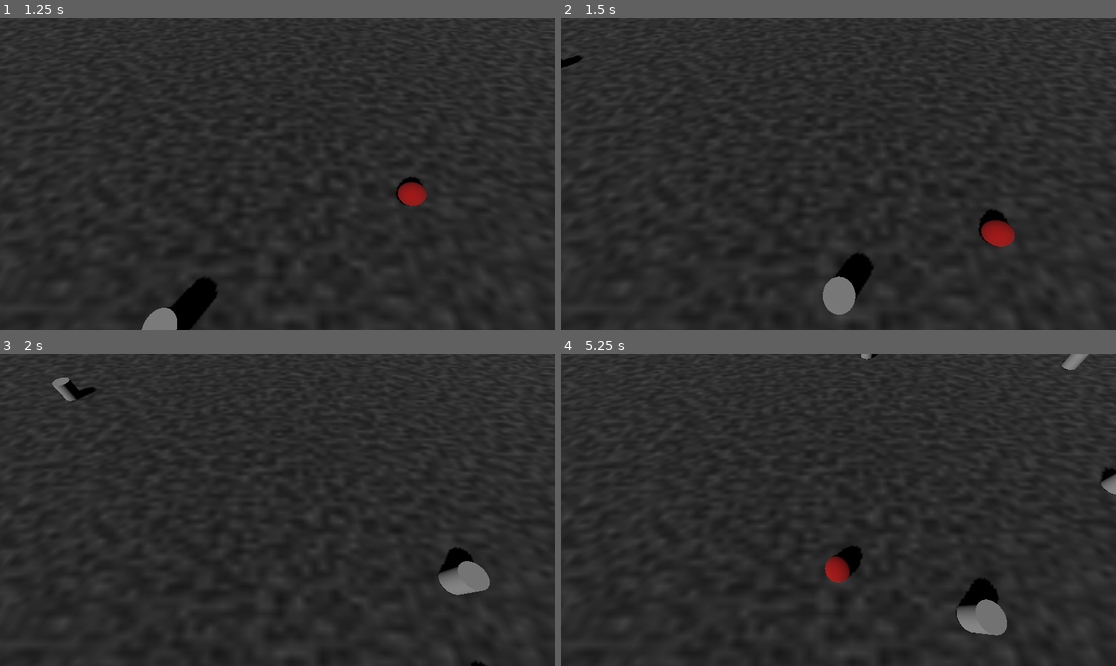
Above: before the commit, frames 1-4 (two rows, left to right).
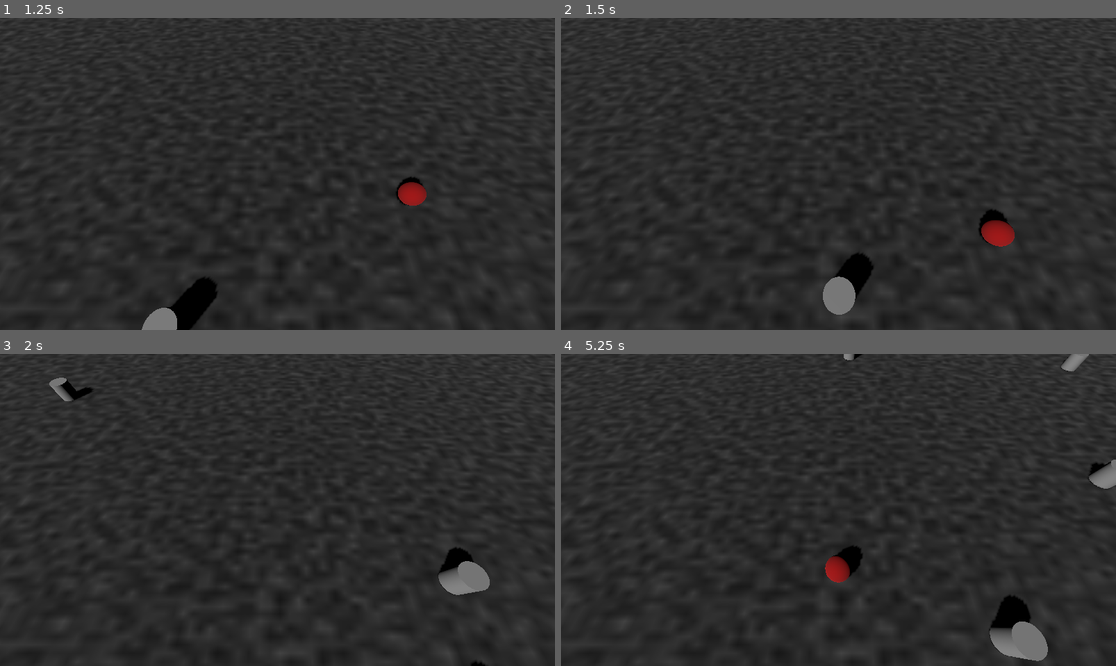
Above: after the commit, the same moments.

Repository: psmclancy/GodotSharingTest
Game: Godot game, scene res://Source/main.tscn
The game is run twice, just before and just after one commit, with the same random seed, the same clock (stepped at 60 frames per second) and the same inputs.
Inputs:
- Up to frame 1 (1.25 s): tap Enter (ui_accept) at 0.5, 0.77 s; hold Right (ui_right) from 0.53 s (still down)
- Up to frame 2 (1.5 s): release Right (ui_right) at 1.28 s; hold Down (ui_down) from 1.28 s (still down)
- Up to frame 3 (2 s): keep holding Down (ui_down); tap Enter (ui_accept) at 1.52 s
- Up to frame 4 (5.25 s): release Down (ui_down) at 2.03 s; hold Right (ui_right) 2.03-2.78 s; hold Up (ui_up) 2.78-3.53 s; tap Enter (ui_accept) at 3.02, 3.77, 4.52 s; hold Left (ui_left) 3.53-5.03 s; hold Down (ui_down) from 5.03 s (still down)

Frame 1 is identical in both runs. In frame 2, less than 0.1% of the frame differs, in the area x 0-5%, y 12-17%; in frame 3, 0.1%; in frame 4, 2.8%, in the area x 50-100%, y 0-99%.

Commit message:
Adding exported variable for spawn speed increase

Diff:
--- a/Source/MobTimer.gd
+++ b/Source/MobTimer.gd
@@ -1,11 +1,8 @@
-
 extends Timer
 
-
-
-
+@export var speed_increase = .01
 
 func _on_reduce_timer_timeout():
 	if wait_time > .05 :
-		wait_time -= .01
+		wait_time -= speed_increase
 		print ("wait time", wait_time)
--- a/Source/main.tscn
+++ b/Source/main.tscn
@@ -67,6 +67,7 @@
 script = ExtResource("4_gcabd")
 
 [node name="ReduceTimer" type="Timer" parent="MobTimer"]
+wait_time = 2.0
 autostart = true
 
 [connection signal="timeout" from="MobTimer" to="." method="_on_mob_timer_timeout"]
